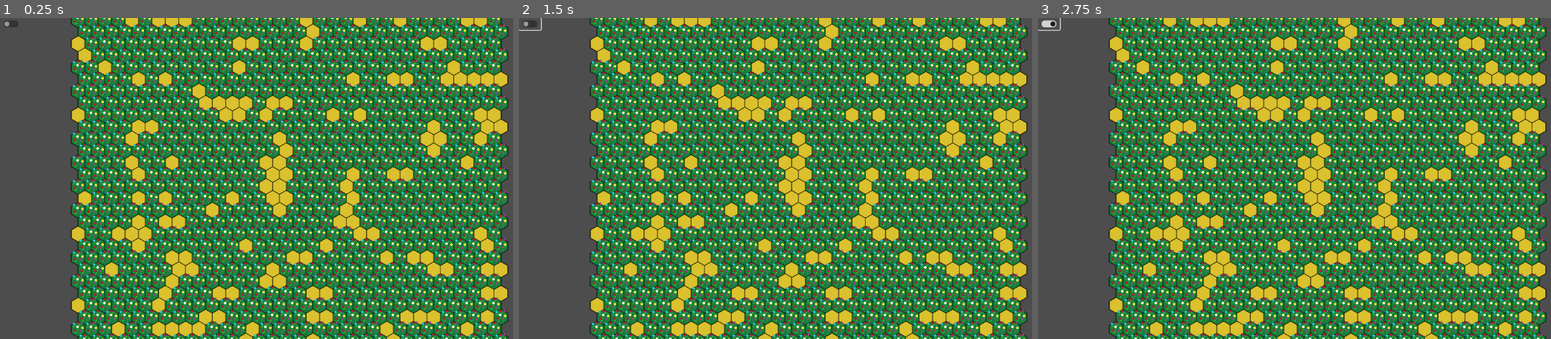
Above: before the commit, frames 1-3 (left to right).
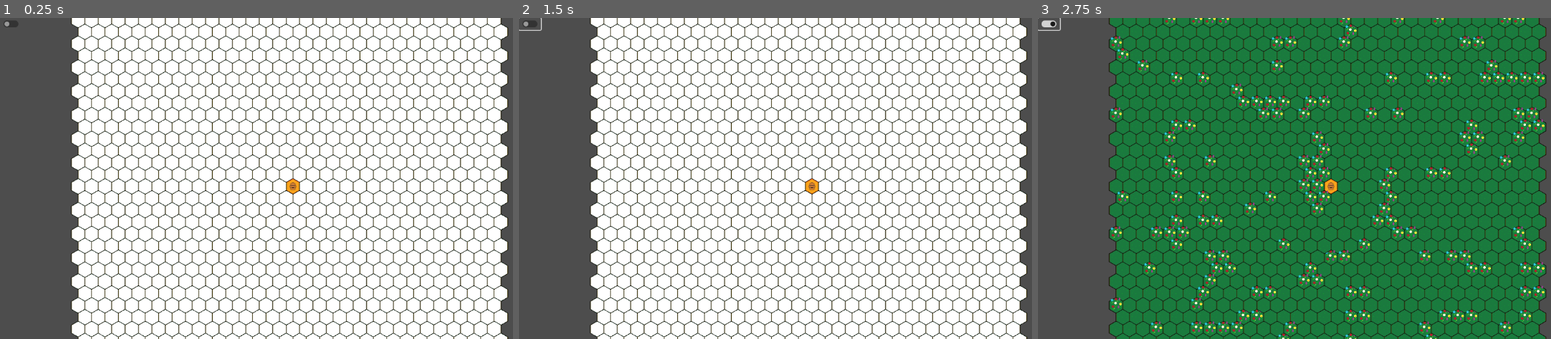
Above: after the commit, the same moments.

Repository: ARCsweden/GameJam2025Fall
Game: Godot game, scene res://Scenes/GameNode.tscn
The game is run twice, just before and just after one commit, with the same random seed, the same clock (stepped at 60 frames per second) and the same inputs.
Inputs (mouse positions are in pixels of both pictures, inside the frame that each line leads up to):
- Up to frame 1 (0.25 s): no input
- Up to frame 2 (1.5 s): click (529, 24) at 0.5 s; click (529, 24) at 1.25 s
- Up to frame 3 (2.75 s): click (1048, 24) at 2 s

The runs differ from the first frame. In frame 1, 83% of the frame differs, in the area x 13-100%, y 0-100%; in frame 2, 83%; in frame 3, 40%.

Commit message:
Added debug mode and tile class

Diff:
--- a/dancing-queen/Assets/Tiles/hex_tiles.tres
+++ b/dancing-queen/Assets/Tiles/hex_tiles.tres
@@ -8,6 +8,11 @@
 0:0/0 = 0
 1:0/0 = 0
 2:0/0 = 0
+3:0/0 = 0
+4:0/0 = 0
+5:0/0 = 0
+0:1/0 = 0
+5:1/0 = 0
 
 [resource]
 tile_shape = 3
--- a/dancing-queen/Assets/Tiles/tile_map_layer.tscn
+++ b/dancing-queen/Assets/Tiles/tile_map_layer.tscn
@@ -1,6 +1,6 @@
 [gd_scene load_steps=6 format=3 uid="uid://03g35hljx7nw"]
 
-[ext_resource type="Script" uid="uid://kjhxq25puqff" path="res://generate_map.gd" id="1_ib3k8"]
+[ext_resource type="Script" uid="uid://kjhxq25puqff" path="res://Scripts/generate_map.gd" id="1_ib3k8"]
 [ext_resource type="TileSet" uid="uid://hd1rspuns4n8" path="res://Assets/Tiles/hex_tiles.tres" id="1_ruj66"]
 
 [sub_resource type="Gradient" id="Gradient_ruj66"]
--- a/dancing-queen/Assets/world.gd
+++ /dev/null
@@ -1,35 +0,0 @@
-extends Node2D
-@export var tileMapLayerDebug : TileMapLayer
-@export var tileMapLayerPlayer : TileMapLayer
-
-@export var noise_tex : NoiseTexture2D
-
-var grass_atlas = Vector2i(2,0)
-var flower_atlas = Vector2i(0,0)
-var danger_atlas = Vector2i(1,0)
-var noise : Noise
-var width : int = 32
-var height : int = 32
-var source_id = 0
-
-func _ready() -> void:
-	generate_world()
-	fill_player_world()
-	pass
-
-
-func generate_world():
-	noise = noise_tex.noise
-	for x in range(-width/2, width /2):
-		for y in range(-height/2, height/2):
-			var noise_val :float = noise.get_noise_2d(x,y)
-			# placing ground
-			if noise_val >= -0.2:
-				tileMapLayerDebug.set_cell(Vector2i(x,y), source_id, grass_atlas)
-			else:
-				tileMapLayerDebug.set_cell(Vector2i(x,y), source_id,flower_atlas)
-func fill_player_world():
-	for x in range(-width/2, width /2):
-		for y in range(-height/2, height/2):
-			# placing ground
-			tileMapLayerPlayer.set_cell(Vector2i(x,y), source_id, danger_atlas)
--- a/dancing-queen/Scenes/GameNode.tscn
+++ b/dancing-queen/Scenes/GameNode.tscn
@@ -17,3 +17,5 @@
 layout_mode = 0
 offset_right = 44.0
 offset_bottom = 24.0
+
+[connection signal="toggled" from="Ui/CheckButton" to="World" method="_on_check_button_toggled"]
--- a/dancing-queen/Scenes/World.tscn
+++ b/dancing-queen/Scenes/World.tscn
@@ -1,23 +1,42 @@
-[gd_scene load_steps=5 format=3 uid="uid://cmo44rk3t4wbk"]
+[gd_scene load_steps=9 format=3 uid="uid://cmo44rk3t4wbk"]
 
 [ext_resource type="PackedScene" uid="uid://03g35hljx7nw" path="res://Assets/Tiles/tile_map_layer.tscn" id="1_doo4g"]
-[ext_resource type="Script" uid="uid://d2qdrjvbk1pyb" path="res://Assets/world.gd" id="1_iylpf"]
+[ext_resource type="Script" uid="uid://d2qdrjvbk1pyb" path="res://Scripts/world.gd" id="1_iylpf"]
 [ext_resource type="Texture2D" uid="uid://b0k8fgvyhu6cf" path="res://Assets/Tiles/new_noise_texture_2d.tres" id="2_kkxwm"]
+[ext_resource type="Script" uid="uid://bg8nx8pbuom1j" path="res://Scenes/camera_control.gd" id="3_p70al"]
 [ext_resource type="TileSet" uid="uid://hd1rspuns4n8" path="res://Assets/Tiles/hex_tiles.tres" id="4_uqhvw"]
+
+[sub_resource type="Gradient" id="Gradient_ruj66"]
+offsets = PackedFloat32Array(0.09375, 0.6354167, 1)
+colors = PackedColorArray(0, 0, 0, 1, 0.42465752, 0.42465752, 0.42465752, 1, 1, 1, 1, 1)
+
+[sub_resource type="FastNoiseLite" id="FastNoiseLite_s41pq"]
+noise_type = 3
+seed = 2
+frequency = 0.3833
+
+[sub_resource type="NoiseTexture2D" id="NoiseTexture2D_p70al"]
+width = 32
+height = 32
+noise = SubResource("FastNoiseLite_s41pq")
+color_ramp = SubResource("Gradient_ruj66")
 
 [node name="World" type="Node2D" node_paths=PackedStringArray("tileMapLayerDebug", "tileMapLayerPlayer")]
 script = ExtResource("1_iylpf")
 tileMapLayerDebug = NodePath("TileMapLayerDebug")
 tileMapLayerPlayer = NodePath("PlayerTileMapLayer")
-noise_tex = ExtResource("2_kkxwm")
+nectar_noise_tex = ExtResource("2_kkxwm")
+threat_noise_tex = SubResource("NoiseTexture2D_p70al")
 
 [node name="Camera2D" type="Camera2D" parent="."]
 limit_enabled = false
 drag_horizontal_enabled = true
 drag_vertical_enabled = true
+script = ExtResource("3_p70al")
 
 [node name="PlayerTileMapLayer" type="TileMapLayer" parent="."]
 tile_set = ExtResource("4_uqhvw")
 
 [node name="TileMapLayerDebug" parent="." instance=ExtResource("1_doo4g")]
+visible = false
 z_index = 1
--- /dev/null
+++ b/dancing-queen/Scenes/camera_control.gd
@@ -0,0 +1,11 @@
+extends Camera2D
+
+#func _input(event):
+	## Mouse in viewport coordinates.
+	#if event is InputEventMouseButton:
+		#print("Mouse Click/Unclick at: ", event.position)
+	#elif event is InputEventMouseMotion:
+		#print("Mouse Motion at: ", event.position)
+#
+	## Print the size of the viewport.
+	#print("Viewport Resolution is: ", get_viewport().get_visible_rect().size)
--- /dev/null
+++ b/dancing-queen/Scripts/world.gd
@@ -0,0 +1,64 @@
+extends Node2D
+
+class WorldTile:
+	var honey_volume : float
+	var threat_level : float #0-1
+	func _init(initial_honey,initial_threat):
+		honey_volume = initial_honey
+		threat_level = initial_threat
+
+var map_width : int = 32
+var map_height : int = 32
+
+@export var tileMapLayerDebug : TileMapLayer
+@export var tileMapLayerPlayer : TileMapLayer
+@export var nectar_noise_tex : NoiseTexture2D
+@export var threat_noise_tex : NoiseTexture2D
+@export var max_flower_nectar : int = 100
+@export var min_flower_nectar : int = 30
+
+var world_tiles : Dictionary
+var grass_atlas = Vector2i(3,0)
+var flower_atlas = Vector2i(2,0)
+var danger_atlas = Vector2i(5,1)
+var unexplored_atlas = Vector2i(4,0)
+var hive_atlas = Vector2i(0,0)
+var flag_atlas = Vector2i(5,0)
+var noise : Noise
+var source_id = 0
+
+
+
+func _ready() -> void:
+	generate_world()
+	fill_player_world()
+	pass
+
+
+func generate_world():
+	noise = nectar_noise_tex.noise
+	for x in range(-map_width/2, map_width /2):
+		for y in range(-map_height/2, map_height/2):
+			if x == 0 and y == 0:
+				continue
+			var noise_val :float = noise.get_noise_2d(x,y)
+			# placing ground
+			if noise_val >= -0.2:
+				tileMapLayerDebug.set_cell(Vector2i(x,y), source_id, grass_atlas)
+				world_tiles[Vector2i(x,y)] = WorldTile.new(0,0)
+			else:
+				tileMapLayerDebug.set_cell(Vector2i(x,y), source_id,flower_atlas)
+				world_tiles[Vector2i(x,y)] = WorldTile.new(randf_range(min_flower_nectar,max_flower_nectar),0)
+	tileMapLayerPlayer.set_cell(Vector2i(0,0),source_id,hive_atlas)
+
+func fill_player_world():
+	for x in range(-map_width/2, map_width /2):
+		for y in range(-map_height/2, map_height/2):
+			# placing ground
+			tileMapLayerPlayer.set_cell(Vector2i(x,y), source_id, unexplored_atlas)
+	tileMapLayerPlayer.set_cell(Vector2i(0,0),source_id,hive_atlas)
+
+
+func _on_check_button_toggled(toggled_on: bool) -> void:
+	tileMapLayerDebug.visible = toggled_on
+	pass # Replace with function body.
Binary file changed: dancing-queen/Assets/Tiles/Tiles.png
Not shown: 1 places in dancing-queen/Assets/Tiles/hex_tiles.tres that only renumber resources
Not shown, added: dancing-queen/Scenes/camera_control.gd.uid
Renamed: dancing-queen/generate_map.gd -> dancing-queen/Scripts/generate_map.gd
Renamed: dancing-queen/generate_map.gd.uid -> dancing-queen/Scripts/generate_map.gd.uid
Renamed: dancing-queen/Assets/world.gd.uid -> dancing-queen/Scripts/world.gd.uid
Not shown, added: dancing-queen/export_presets.cfg
